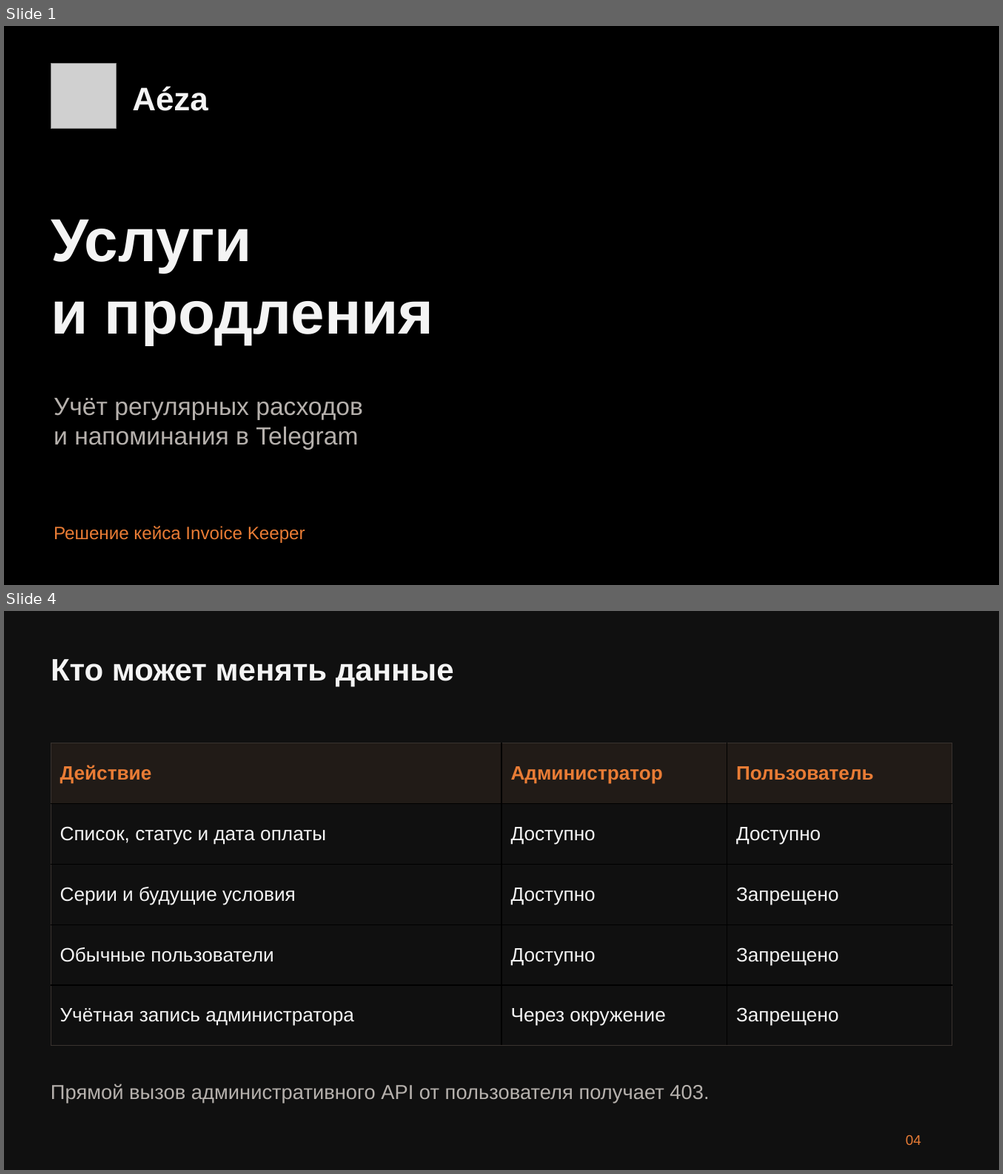
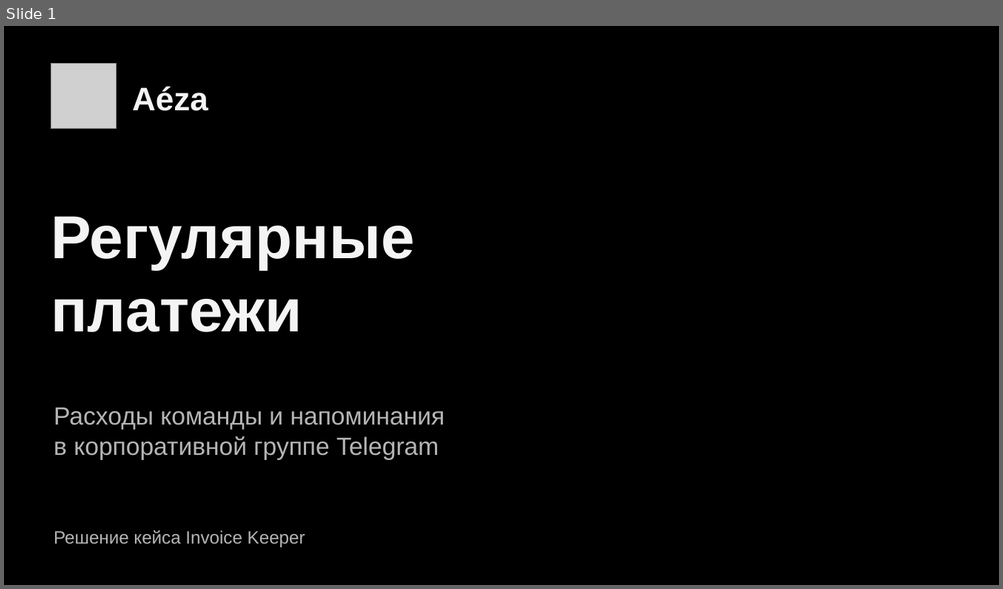
Before and after one commit to MadSparr0w0/aeza-renewals, a slide deck: deliverables/Rex_aeza_InvoiceKeeper.pptx. Shown one above the other, each under a label of ours: slides 1 and 4 before the commit, slide 1 after it; the slides between them are not shown. The pictures are 1003x1174 and 1003x589 pixels, drawn with LibreOffice and Linux fonts; fonts in the diff are those of the drawing; grey boxes stand for pictures. Boxes give left, top, right and bottom in pixels: in the first picture for what was removed or moved away, otherwise in the second. Text is boxed around its words. In the diff, an @@ line names an element or a change of style, - is before the commit and + after.

```diff
--- a/deliverables/Rex_aeza_InvoiceKeeper.pptx
+++ b/deliverables/Rex_aeza_InvoiceKeeper.pptx
@@ slide 4 removed at bbox=[4, 611, 999, 1170], background #101010 @@
@@ text removed at bbox=[51, 659, 454, 686] @@
-Кто может менять данные
@@ table removed at bbox=[51, 743, 951, 1046], 5 rows, 3 columns @@
-Действие | Администратор | Пользователь
-Список, статус и дата оплаты | Доступно | Доступно
-Серии и будущие условия | Доступно | Запрещено
-Обычные пользователи | Доступно | Запрещено
-Учётная запись администратора | Через окружение | Запрещено
@@ text removed at bbox=[51, 1084, 708, 1103] @@
-Прямой вызов административного API от пользователя получает 403.
@@ text removed at bbox=[905, 1136, 921, 1145] @@
-04
@@ slide 1 changed as well @@
@@ text at bbox=[51, 216, 415, 332]: text changed @@
-Услуги
-и продления
+Регулярные
+платежи
@@ text at bbox=[54, 408, 445, 460]: text changed; text colour #B6B1AD to #B5B5B5 @@
-Учёт регулярных расходов
-и напоминания в Telegram
+Расходы команды и напоминания
+в корпоративной группе Telegram
@@ text "Решение кейса Invoice Keeper" at bbox=[54, 531, 305, 548]: text colour #E97C35 to #B5B5B5 @@
```
Also in this commit, not shown: 6 other slides changed, 8 slides added, 7 other slides removed, 9 other files.
